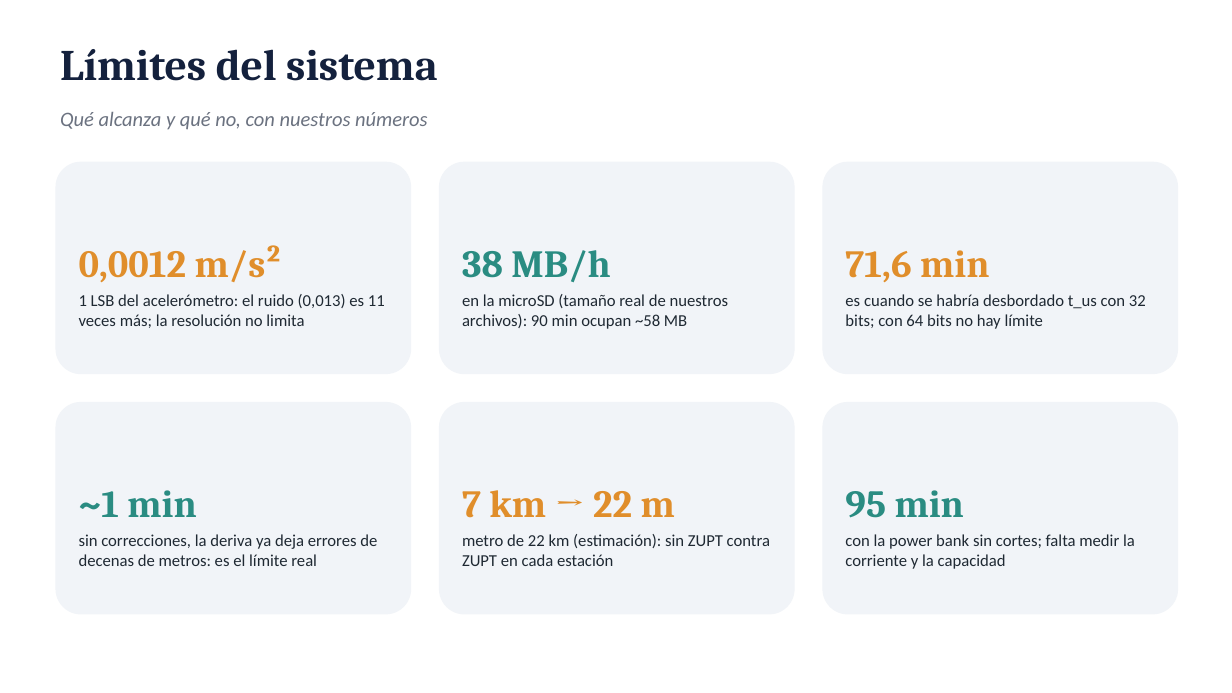
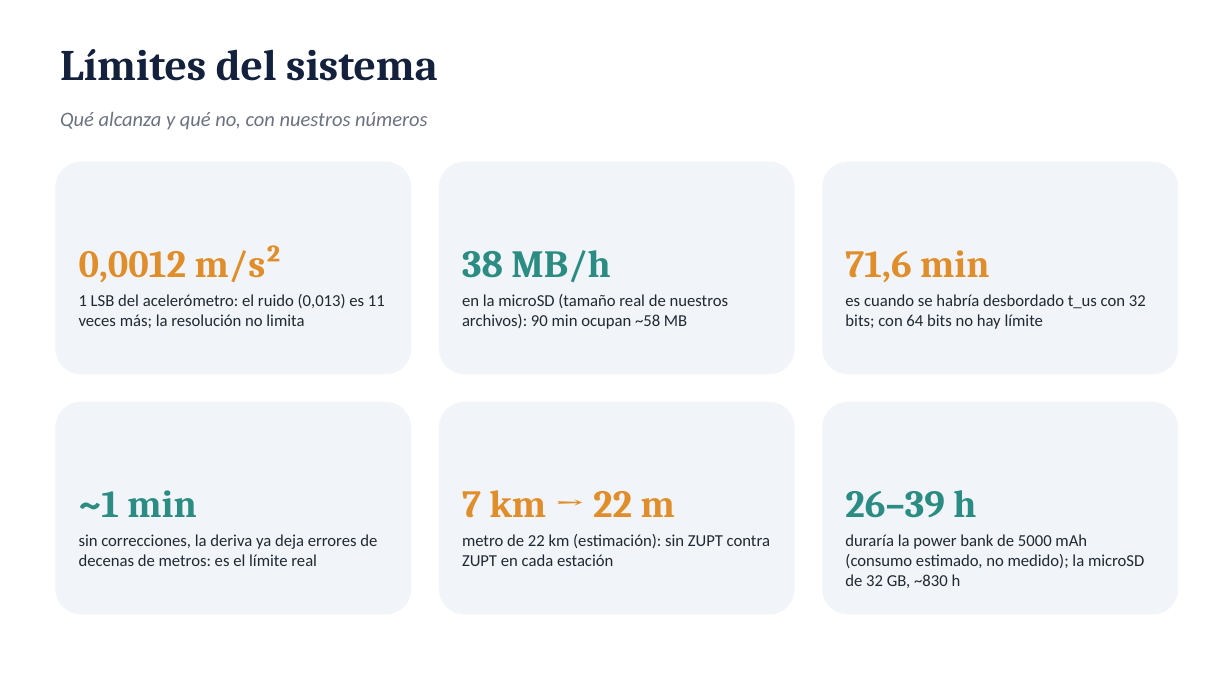
Before and after one commit to Ismael-Avi/ProyectoMetodosNumericos, a slide deck: slide 11 of proyecto_simple/presentacion/presentacion.pptx. Drawn at 1232x693 pixels with LibreOffice and Linux fonts; fonts in the diff are those of the drawing. Boxes give left, top, right and bottom in pixels: in the first picture for what was removed or moved away, otherwise in the second. Text is boxed around its words. In the diff, an @@ line names an element or a change of style, - is before the commit and + after.

```diff
--- a/proyecto_simple/presentacion/presentacion.pptx
+++ b/proyecto_simple/presentacion/presentacion.pptx
@@ text at <box>845,490,976,518</box>: text changed @@
-95 min
+26–39 h
@@ text at <box>845,534,1144,588</box>: text changed @@
-con la power bank sin cortes; falta medir la corriente y la capacidad
+duraría la power bank de 5000 mAh (consumo estimado, no medido); la microSD de 32 GB, ~830 h
```
Also in this commit, not shown: 1 other slide changed, 7 other files.
